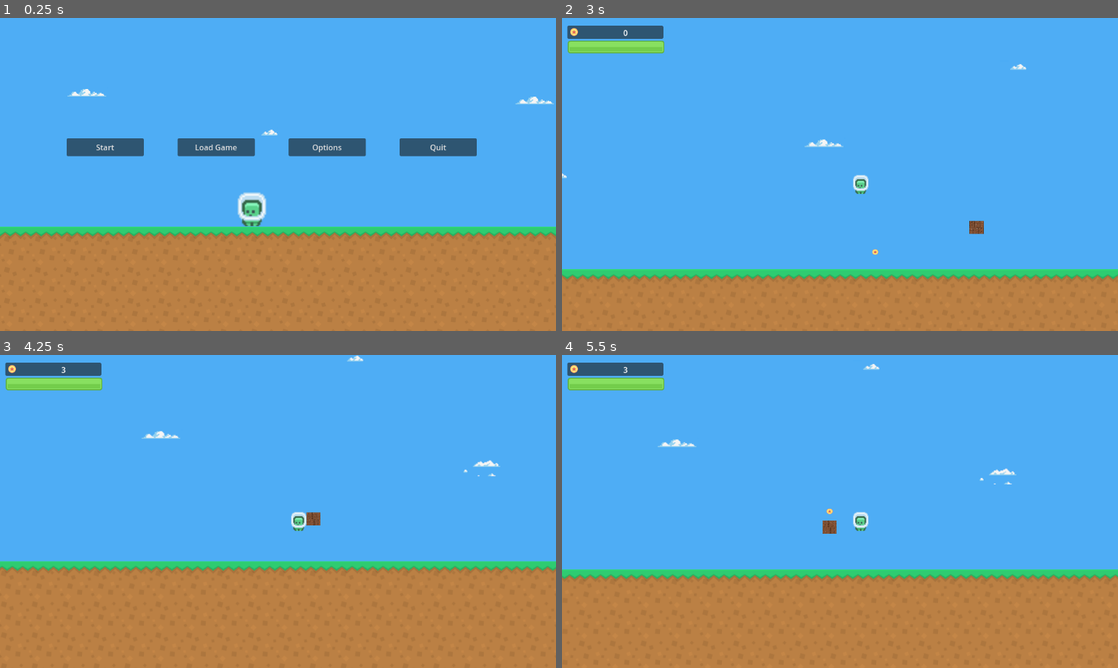
Above: before the commit, frames 1-4 (two rows, left to right).
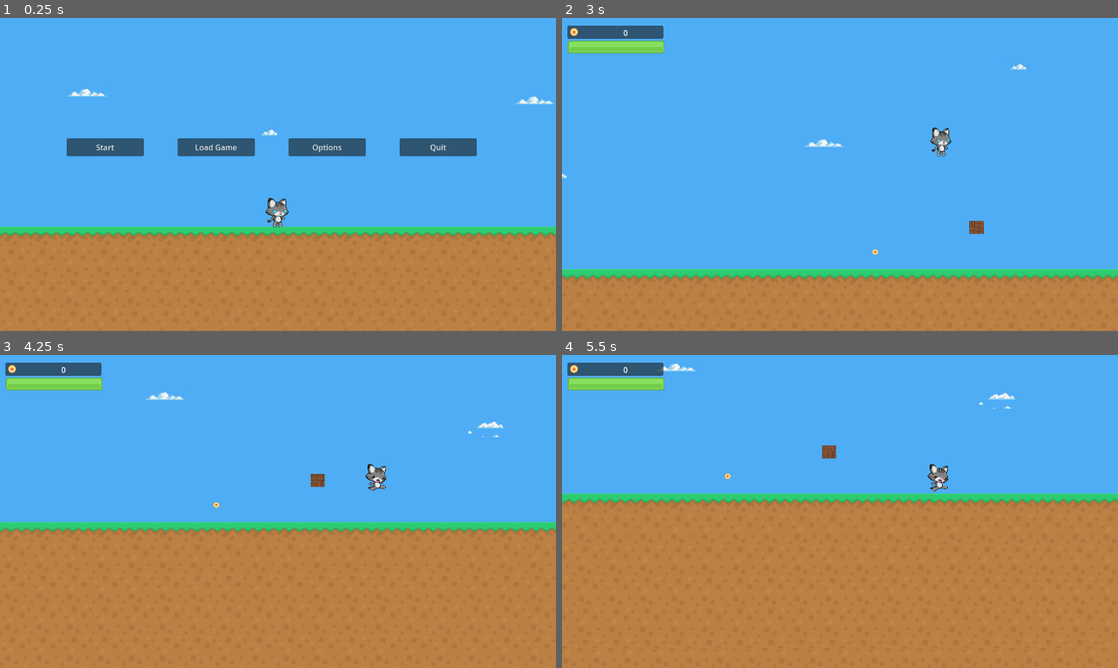
Above: after the commit, the same moments.

Repository: rukaiah-edhah/CodeRunner
Game: Godot game, scene res://scenes/menu.tscn
Two runs of this game, one before a commit and one after it. Both use one fixed random seed, a clock stepped at 60 frames per second and the inputs below.
Inputs:
- Up to frame 1 (0.25 s): no input
- Up to frame 2 (3 s): click "Load Game" at 0.5 s; click "Options" at 1.25 s; click "Back" at 2 s; click "Start" at 2.75 s
- Up to frame 3 (4.25 s): hold Right (move_right) from 3.53 s (still down); hold Space (jump) from 3.53 s (still down)
- Up to frame 4 (5.5 s): release Space (jump) at 4.28 s; tap Space (jump) at 4.35, 4.52, 4.82 s; release Right (move_right) at 5.03 s; hold Left (move_left) from 5.03 s (still down); hold Space (jump) from 5.03 s (still down)

The runs differ from the first frame. In frame 1, 0.8% of the frame differs, in the area x 42-52%, y 55-67%; in frame 2, 0.4%; in frame 3, 16%; in frame 4, 28%, in the area x 0-100%, y 2-72%.

Commit message:
Player updates + minor other updates

Diff:
--- a/scenes/main.tscn
+++ b/scenes/main.tscn
@@ -1,17 +1,21 @@
-[gd_scene load_steps=10 format=3 uid="uid://cmnowr0smaklf"]
+[gd_scene load_steps=12 format=3 uid="uid://cmnowr0smaklf"]
 
 [ext_resource type="PackedScene" uid="uid://dieljgd8ai41" path="res://scenes/world.tscn" id="3_v3ydl"]
 [ext_resource type="PackedScene" uid="uid://bjr3f6oxwl481" path="res://scenes/player.tscn" id="4_mwpk0"]
 [ext_resource type="Script" path="res://scripts/falloff_warning.gd" id="5_cfu8n"]
 [ext_resource type="PackedScene" uid="uid://divgbcotp0d8v" path="res://scenes/coin.tscn" id="5_x78ym"]
-[ext_resource type="Texture2D" uid="uid://cwfnqsoyrr2mr" path="res://images/right_arrow.png" id="6_hf61o"]
-[ext_resource type="PackedScene" uid="uid://c4u1kl48fqk6u" path="res://scenes/wood_box.tscn" id="7_c4thh"]
+[ext_resource type="Texture2D" uid="uid://fmcpqr0upklt" path="res://images/right_arrow.png" id="6_hf61o"]
+[ext_resource type="PackedScene" uid="uid://dqb1xko6sqcir" path="res://scenes/wood_box.tscn" id="7_c4thh"]
 [ext_resource type="PackedScene" uid="uid://1g14ar8c2qun" path="res://scenes/fall_off_.tscn" id="7_w121u"]
+[ext_resource type="Script" path="res://scripts/fall_restart.gd" id="8_5ltp7"]
 
 [sub_resource type="RectangleShape2D" id="RectangleShape2D_mikcd"]
 size = Vector2(500, 229)
 
 [sub_resource type="QuadMesh" id="QuadMesh_ww50f"]
+
+[sub_resource type="RectangleShape2D" id="RectangleShape2D_ims3k"]
+size = Vector2(1182, 539)
 
 [node name="main" type="Node2D"]
 
@@ -50,5 +54,14 @@
 [node name="wood_box" parent="." instance=ExtResource("7_c4thh")]
 position = Vector2(1424, 344)
 
+[node name="fall_restart" type="Area2D" parent="."]
+position = Vector2(-2288, 492)
+script = ExtResource("8_5ltp7")
+
+[node name="CollisionShape2D" type="CollisionShape2D" parent="fall_restart"]
+position = Vector2(-357, 259.5)
+shape = SubResource("RectangleShape2D_ims3k")
+
 [connection signal="coin_inventory_changed" from="coin" to="player" method="_on_coin_coin_inventory_changed"]
 [connection signal="body_entered" from="falloff_warning" to="falloff_warning" method="_on_body_entered"]
+[connection signal="body_entered" from="fall_restart" to="fall_restart" method="_on_body_entered"]
--- a/scenes/menu.tscn
+++ b/scenes/menu.tscn
@@ -2,7 +2,7 @@
 
 [ext_resource type="Script" path="res://scripts/menu.gd" id="1_8mpn6"]
 [ext_resource type="PackedScene" uid="uid://dieljgd8ai41" path="res://scenes/world.tscn" id="2_yh8q3"]
-[ext_resource type="Texture2D" uid="uid://qf6qulmw3joq" path="res://images/character.png" id="3_ve2sg"]
+[ext_resource type="Texture2D" uid="uid://c5jhhgo80qdpy" path="res://images/cat_player_animation/Idle1.png" id="3_dpfo3"]
 
 [node name="menu" type="Node2D"]
 script = ExtResource("1_8mpn6")
@@ -10,9 +10,9 @@
 [node name="menu_world" parent="." instance=ExtResource("2_yh8q3")]
 
 [node name="Sprite2D" type="Sprite2D" parent="."]
-position = Vector2(522, 395)
-scale = Vector2(2.91667, 3.04167)
-texture = ExtResource("3_ve2sg")
+position = Vector2(578, 402)
+scale = Vector2(0.170991, 0.14079)
+texture = ExtResource("3_dpfo3")
 
 [node name="start_button" type="Button" parent="."]
 offset_left = 138.0
--- a/scenes/player.tscn
+++ b/scenes/player.tscn
@@ -1,25 +1,201 @@
-[gd_scene load_steps=6 format=3 uid="uid://bjr3f6oxwl481"]
-
-[ext_resource type="Texture2D" uid="uid://dc7si5ltyjaau" path="res://images/character.png" id="1_k54xb"]
+[gd_scene load_steps=44 format=3 uid="uid://bjr3f6oxwl481"]
+
 [ext_resource type="Script" path="res://scripts/player.gd" id="1_ra8ml"]
+[ext_resource type="Texture2D" uid="uid://c5jhhgo80qdpy" path="res://images/cat_player_animation/Idle1.png" id="2_4gqm2"]
 [ext_resource type="Texture2D" uid="uid://bs7k4abjo84xs" path="res://images/coin.png" id="3_16uj5"]
+[ext_resource type="Texture2D" uid="uid://cvy1cdh2evr14" path="res://images/cat_player_animation/Idle2.png" id="3_cg8hg"]
+[ext_resource type="Texture2D" uid="uid://dtltutje85rng" path="res://images/cat_player_animation/Idle3.png" id="4_5d1bh"]
 [ext_resource type="Texture2D" uid="uid://m8vs1kjgafmr" path="res://images/green.png" id="4_yk0fd"]
+[ext_resource type="Texture2D" uid="uid://dbxdirjkladdl" path="res://images/cat_player_animation/Idle4.png" id="5_mqaq7"]
+[ext_resource type="Texture2D" uid="uid://4skg6syv8jqf" path="res://images/cat_player_animation/Idle5.png" id="6_h0l3q"]
+[ext_resource type="Texture2D" uid="uid://yd0e2reivphn" path="res://images/cat_player_animation/Idle6.png" id="7_tu21e"]
+[ext_resource type="Texture2D" uid="uid://dr2fjmcm24q53" path="res://images/cat_player_animation/Idle7.png" id="8_7ayf7"]
+[ext_resource type="Texture2D" uid="uid://brvfkatjqy6qh" path="res://images/cat_player_animation/Idle8.png" id="9_gbmcq"]
+[ext_resource type="Texture2D" uid="uid://b4fpjsv16dmj7" path="res://images/cat_player_animation/Idle9.png" id="10_i6jgw"]
+[ext_resource type="Texture2D" uid="uid://bj0cc1vd77p03" path="res://images/cat_player_animation/Idle10.png" id="11_rpwtf"]
+[ext_resource type="Texture2D" uid="uid://b0h02c2ak0am8" path="res://images/cat_player_animation/Jump1.png" id="12_3uaab"]
+[ext_resource type="Texture2D" uid="uid://uh802p07lmes" path="res://images/cat_player_animation/Jump2.png" id="13_k3a6o"]
+[ext_resource type="Texture2D" uid="uid://5axcjd3wqxho" path="res://images/cat_player_animation/Jump3.png" id="14_ss4ns"]
+[ext_resource type="Texture2D" uid="uid://bf8ajsijbwkj5" path="res://images/cat_player_animation/Jump4.png" id="15_cyfh1"]
+[ext_resource type="Texture2D" uid="uid://cywrces2hyj3u" path="res://images/cat_player_animation/Jump5.png" id="16_jgysl"]
+[ext_resource type="Texture2D" uid="uid://bgt4ru2qyeh8k" path="res://images/cat_player_animation/Jump6.png" id="17_d2n3n"]
+[ext_resource type="Texture2D" uid="uid://chx1wiecqdnky" path="res://images/cat_player_animation/Jump7.png" id="18_fxpu2"]
+[ext_resource type="Texture2D" uid="uid://bpdkxjgjvp2o0" path="res://images/cat_player_animation/Jump8.png" id="19_kbxbo"]
+[ext_resource type="Texture2D" uid="uid://d1l5qo1anugdw" path="res://images/cat_player_animation/Walk102.png" id="20_c6get"]
+[ext_resource type="Texture2D" uid="uid://c0ucxo2i1wkll" path="res://images/cat_player_animation/Walk92.png" id="21_wv805"]
+[ext_resource type="Texture2D" uid="uid://c2kmidwmhowaw" path="res://images/cat_player_animation/Walk82.png" id="22_wsil4"]
+[ext_resource type="Texture2D" uid="uid://cpscfbsjr2has" path="res://images/cat_player_animation/Walk72.png" id="23_q4s8f"]
+[ext_resource type="Texture2D" uid="uid://dp1h2i72ktpkl" path="res://images/cat_player_animation/Walk62.png" id="24_j2iot"]
+[ext_resource type="Texture2D" uid="uid://c4134q470rxac" path="res://images/cat_player_animation/Walk52.png" id="25_87bpj"]
+[ext_resource type="Texture2D" uid="uid://d1xjidh52dbww" path="res://images/cat_player_animation/Walk42.png" id="26_x4wum"]
+[ext_resource type="Texture2D" uid="uid://dqsuphpy72sjh" path="res://images/cat_player_animation/Walk32.png" id="27_bg4oj"]
+[ext_resource type="Texture2D" uid="uid://bc4gvr7l7wuk3" path="res://images/cat_player_animation/Walk22.png" id="28_xwn2h"]
+[ext_resource type="Texture2D" uid="uid://dyjaippd2xcee" path="res://images/cat_player_animation/Walk12.png" id="29_43ql5"]
+[ext_resource type="Texture2D" uid="uid://ykkwdjnxa6u6" path="res://images/cat_player_animation/Walk1.png" id="30_flk5v"]
+[ext_resource type="Texture2D" uid="uid://cnxlaqe6cr2a" path="res://images/cat_player_animation/Walk2.png" id="31_k73fp"]
+[ext_resource type="Texture2D" uid="uid://c2m2jv3blo6vm" path="res://images/cat_player_animation/Walk3.png" id="32_c2twy"]
+[ext_resource type="Texture2D" uid="uid://te12cndn0w11" path="res://images/cat_player_animation/Walk4.png" id="33_4ymyo"]
+[ext_resource type="Texture2D" uid="uid://o5sul5kpdgat" path="res://images/cat_player_animation/Walk5.png" id="34_pg1xg"]
+[ext_resource type="Texture2D" uid="uid://c0sdcqho5xd73" path="res://images/cat_player_animation/Walk6.png" id="35_mrcgq"]
+[ext_resource type="Texture2D" uid="uid://bg4nm5va1yufe" path="res://images/cat_player_animation/Walk7.png" id="36_x1rio"]
+[ext_resource type="Texture2D" uid="uid://b5kde6xxd23hq" path="res://images/cat_player_animation/Walk8.png" id="37_v06nx"]
+[ext_resource type="Texture2D" uid="uid://cblrchvppr4a7" path="res://images/cat_player_animation/Walk9.png" id="38_ja7ht"]
+[ext_resource type="Texture2D" uid="uid://c1liyrcgn3fm2" path="res://images/cat_player_animation/Walk10.png" id="39_2482s"]
 
 [sub_resource type="CapsuleShape2D" id="CapsuleShape2D_wgc3y"]
-radius = 16.0
-height = 46.0
+radius = 29.0
+height = 64.0
+
+[sub_resource type="SpriteFrames" id="SpriteFrames_fq2uv"]
+animations = [{
+"frames": [{
+"duration": 1.0,
+"texture": ExtResource("2_4gqm2")
+}, {
+"duration": 1.0,
+"texture": ExtResource("3_cg8hg")
+}, {
+"duration": 1.0,
+"texture": ExtResource("4_5d1bh")
+}, {
+"duration": 1.0,
+"texture": ExtResource("5_mqaq7")
+}, {
+"duration": 1.0,
+"texture": ExtResource("6_h0l3q")
+}, {
+"duration": 1.0,
+"texture": ExtResource("7_tu21e")
+}, {
+"duration": 1.0,
+"texture": ExtResource("8_7ayf7")
+}, {
+"duration": 1.0,
+"texture": ExtResource("9_gbmcq")
+}, {
+"duration": 1.0,
+"texture": ExtResource("10_i6jgw")
+}, {
+"duration": 1.0,
+"texture": ExtResource("11_rpwtf")
+}],
+"loop": true,
+"name": &"idle",
+"speed": 10.0
+}, {
+"frames": [{
+"duration": 1.0,
+"texture": ExtResource("12_3uaab")
+}, {
+"duration": 1.0,
+"texture": ExtResource("13_k3a6o")
+}, {
+"duration": 1.0,
+"texture": ExtResource("14_ss4ns")
+}, {
+"duration": 1.0,
+"texture": ExtResource("15_cyfh1")
+}, {
+"duration": 1.0,
+"texture": ExtResource("16_jgysl")
+}, {
+"duration": 1.0,
+"texture": ExtResource("17_d2n3n")
+}, {
+"duration": 1.0,
+"texture": ExtResource("18_fxpu2")
+}, {
+"duration": 1.0,
+"texture": ExtResource("19_kbxbo")
+}],
+"loop": true,
+"name": &"jump",
+"speed": 10.0
+}, {
+"frames": [{
+"duration": 1.0,
+"texture": ExtResource("20_c6get")
+}, {
+"duration": 1.0,
+"texture": ExtResource("21_wv805")
+}, {
+"duration": 1.0,
+"texture": ExtResource("22_wsil4")
+}, {
+"duration": 1.0,
+"texture": ExtResource("23_q4s8f")
+}, {
+"duration": 1.0,
+"texture": ExtResource("24_j2iot")
+}, {
+"duration": 1.0,
+"texture": ExtResource("25_87bpj")
+}, {
+"duration": 1.0,
+"texture": ExtResource("26_x4wum")
+}, {
+"duration": 1.0,
+"texture": ExtResource("27_bg4oj")
+}, {
+"duration": 1.0,
+"texture": ExtResource("28_xwn2h")
+}, {
+"duration": 1.0,
+"texture": ExtResource("29_43ql5")
+}],
+"loop": true,
+"name": &"walk_left",
+"speed": 10.0
+}, {
+"frames": [{
+"duration": 1.0,
+"texture": ExtResource("30_flk5v")
+}, {
+"duration": 1.0,
+"texture": ExtResource("31_k73fp")
+}, {
+"duration": 1.0,
+"texture": ExtResource("32_c2twy")
+}, {
+"duration": 1.0,
+"texture": ExtResource("33_4ymyo")
+}, {
+"duration": 1.0,
+"texture": ExtResource("34_pg1xg")
+}, {
+"duration": 1.0,
+"texture": ExtResource("35_mrcgq")
+}, {
+"duration": 1.0,
+"texture": ExtResource("36_x1rio")
+}, {
+"duration": 1.0,
+"texture": ExtResource("37_v06nx")
+}, {
+"duration": 1.0,
+"texture": ExtResource("38_ja7ht")
+}, {
+"duration": 1.0,
+"texture": ExtResource("39_2482s")
+}],
+"loop": true,
+"name": &"walk_right",
+"speed": 10.0
+}]
 
 [node name="player" type="CharacterBody2D" groups=["player"]]
 script = ExtResource("1_ra8ml")
 
 [node name="CollisionShape2D" type="CollisionShape2D" parent="."]
-position = Vector2(43, 20)
+position = Vector2(210, -69)
 shape = SubResource("CapsuleShape2D_wgc3y")
 
-[node name="Sprite2D" type="Sprite2D" parent="."]
-position = Vector2(43, 20)
-scale = Vector2(1.58333, 1.70833)
-texture = ExtResource("1_k54xb")
+[node name="AnimatedSprite2D" type="AnimatedSprite2D" parent="."]
+position = Vector2(212.063, -69)
+scale = Vector2(0.154751, 0.139241)
+sprite_frames = SubResource("SpriteFrames_fq2uv")
+animation = &"idle"
+frame_progress = 0.880363
 
 [node name="Camera2D" type="Camera2D" parent="."]
 
--- /dev/null
+++ b/scripts/fall_restart.gd
@@ -0,0 +1,4 @@
+extends Area2D
+
+func _on_body_entered(body):
+	get_tree().change_scene_to_file("res://scenes/main.tscn")
--- /dev/null
+++ b/scripts/fall_zone.gd
@@ -0,0 +1,5 @@
+extends Area2D
+
+func _on_body_entered(body):
+	if body.is_in_group("player"):
+		get_tree().change_scene_to_file("res://scenes/main.tscn")
--- a/scripts/menu.gd
+++ b/scripts/menu.gd
@@ -1,24 +1,24 @@
 extends Node2D
 
 func _ready():
-    # menu option labels
-    $start_button.text = "Start"
-    $load_button.text = "Load Game"
-    $options_button.text = "Options"
-    $quit_button.text = "Quit"
+	# menu option labels
+	$start_button.text = "Start"
+	$load_button.text = "Load Game"
+	$options_button.text = "Options"
+	$quit_button.text = "Quit"
 
 func _on_start_button_pressed():
-    # when you press start -> go to game
-    get_tree().change_scene_to_file("res://scenes/main.tscn")
+	# when you press start -> go to game
+	get_tree().change_scene_to_file("res://scenes/main.tscn")
 
 func _on_options_button_pressed():
-    # when you press options -> go to options menu
-    get_tree().change_scene_to_file("res://scenes/options_menu.tscn")
+	# when you press options -> go to options menu
+	get_tree().change_scene_to_file("res://scenes/options_menu.tscn")
 
 func _on_quit_button_pressed():
-    # when you press quit -> leave game
-    get_tree().quit()
+	# when you press quit -> leave game
+	get_tree().quit()
 
 func _on_load_button_pressed():
-    # when you press load game (must be filled later when shevan is done with save functions)
-    pass # Replace with function body.
+	# when you press load game (must be filled later when shevan is done with save functions)
+	pass # Replace with function body.
--- a/scripts/player.gd
+++ b/scripts/player.gd
@@ -5,7 +5,10 @@
 @export var gravity = 30
 @export var jump_force = 700
 @onready var healthbar = $health/healthbar
+@onready var _animation = $AnimatedSprite2D
 var coins = 0
+var jump_count = 0
+var double_jump = 2
 
 # variables for colors for the healthbar
 var red_health = preload("res://images/red.png")
@@ -29,6 +32,17 @@
 	# set health bar to full
 	healthbar.value = health
 
+func _process(delta):
+	# setting player animation to movement
+	if Input.is_action_pressed("jump"):
+		_animation.play("jump")
+	elif Input.is_action_pressed("move_left"):
+		_animation.play("walk_left")
+	elif Input.is_action_pressed("move_right"):
+		_animation.play("walk_right")
+	else:
+		_animation.play("idle")
+
 func _physics_process(_delta):
 	# set velocity to max out at 1,000
 	if !is_on_floor():
@@ -36,13 +50,17 @@
 		if velocity.y > 1000:
 			velocity.y = 1000
 
-	if velocity.x == 0 and velocity.y == 1000:
-		# (TEMPORARY UNTIL I FIND A BETTER WAY TO HANDLE THIS) -> restart game for user if they go wrong direction
-		get_tree().change_scene_to_file("res://scenes/main.tscn")
+	if Input.is_action_just_pressed("jump") && is_on_floor():
+		# allow for jumping, set jump_count back to 0 when on the floor and add 1 to jump_count after jump
+		jump_count = 0
+		velocity.y = -jump_force
+		jump_count += 1
 
-	if Input.is_action_just_pressed("jump") && is_on_floor():
-		# allow for jumping
-		velocity.y = -jump_force
+	if Input.is_action_just_pressed("jump") && not is_on_floor():
+		# allow for double jump.. no more
+		if jump_count < double_jump:
+			velocity.y = -jump_force
+			jump_count += 1
 
 	# allow for movement left and right through input
 	var horizontal_direction = Input.get_axis("move_left", "move_right")
Binary file added: images/cat_player_animation/Idle1.png
Not shown, added: images/cat_player_animation/Idle1.png.import
Binary file added: images/cat_player_animation/Idle10.png
Not shown, added: images/cat_player_animation/Idle10.png.import
Binary file added: images/cat_player_animation/Idle2.png
Not shown, added: images/cat_player_animation/Idle2.png.import
Binary file added: images/cat_player_animation/Idle3.png
Not shown, added: images/cat_player_animation/Idle3.png.import
Binary file added: images/cat_player_animation/Idle4.png
Not shown, added: images/cat_player_animation/Idle4.png.import
Binary file added: images/cat_player_animation/Idle5.png
Not shown, added: images/cat_player_animation/Idle5.png.import
(and 65 more such lines)
